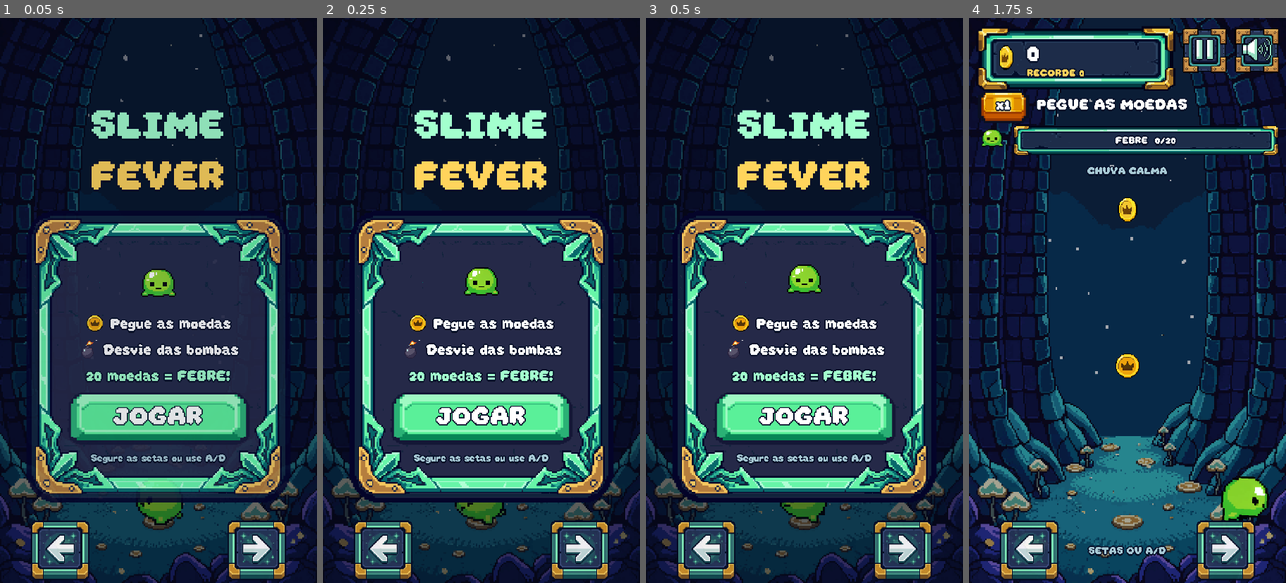
Above: before the commit, frames 1-4 (left to right).
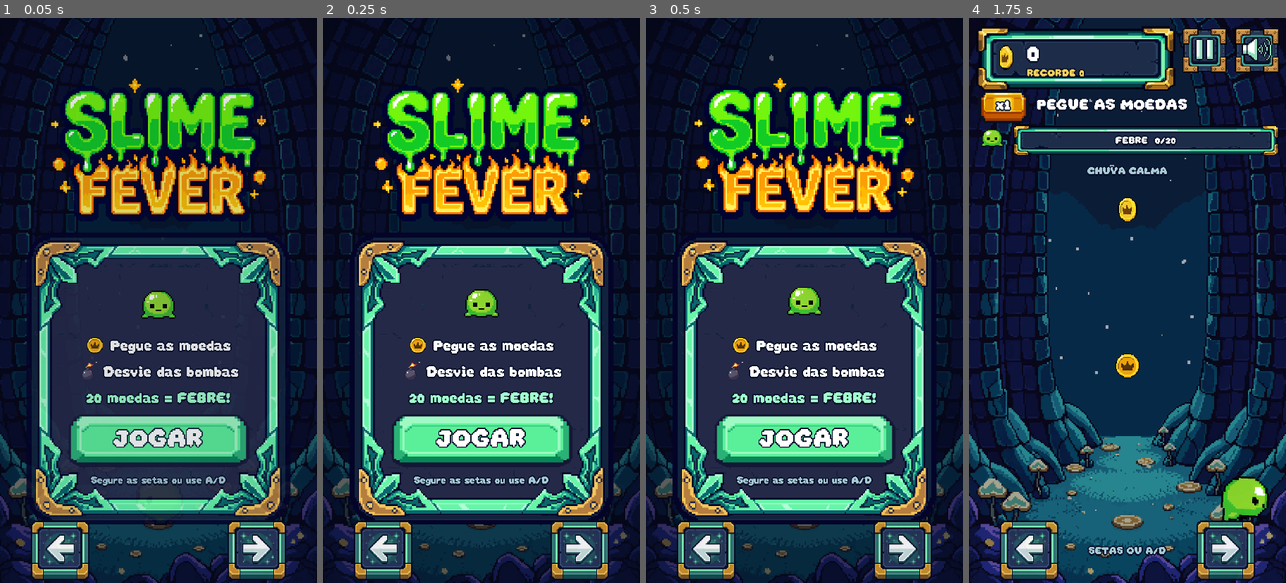
Above: after the commit, the same moments.

Repository: Blucas157/Blucas157
Game: Godot game, scene res://Assets/Cenas/main.tscn
The game is run twice, just before and just after one commit, with the same random seed, the same clock (stepped at 60 frames per second) and the same inputs.
Inputs (mouse positions are in pixels of both pictures, inside the frame that each line leads up to):
- Up to frame 1 (0.05 s): no input
- Up to frame 2 (0.25 s): no input
- Up to frame 3 (0.5 s): no input
- Up to frame 4 (1.75 s): click "JOGAR" at 0.5 s; tap Enter at 1.25 s; move the mouse to (1197, 272) at 1.27 s; hold Right (ui_right) from 1.28 s (still down); click (1197, 272) at 1.42 s

The runs differ from the first frame. In frame 1, 32% of the frame differs, in the area x 8-92%, y 10-90%; in frame 2, 33%; in frame 3, 33%; in frame 4, nothing differs.

Commit message:
Add PixelLab title logo to the Slime Fever menu
Co-Authored-By: Claude Opus 5.5 <noreply@anthropic.com>
Claude-Session: https://claude.ai/code/session_01KEKrXibY9Ro1FZaHJoap7i

Diff:
--- a/slime-fever/Assets/Scripts/Main.gd
+++ b/slime-fever/Assets/Scripts/Main.gd
@@ -435,8 +435,25 @@
 	menu_panel = parts[0]
 	var column: VBoxContainer = parts[1]
 	column.add_theme_constant_override("separation", 0)
-	column.add_child(HudKit.label("SLIME", 128, HudKit.MINT, HORIZONTAL_ALIGNMENT_CENTER))
-	column.add_child(HudKit.label("FEVER", 128, HudKit.GOLD, HORIZONTAL_ALIGNMENT_CENTER))
+	# PixelLab title logo at 6x; it floats and breathes inside a fixed stage.
+	var logo_stage := Control.new()
+	logo_stage.custom_minimum_size = Vector2(760, 500)
+	logo_stage.mouse_filter = Control.MOUSE_FILTER_IGNORE
+	column.add_child(_centered(logo_stage))
+	var logo := TextureRect.new()
+	logo.texture = load("res://Assets/UI/logo.png")
+	logo.expand_mode = TextureRect.EXPAND_IGNORE_SIZE
+	logo.size = logo.texture.get_size() * 6.0
+	logo.position = (logo_stage.custom_minimum_size - logo.size) / 2.0
+	logo.pivot_offset = logo.size / 2.0
+	logo.mouse_filter = Control.MOUSE_FILTER_IGNORE
+	logo_stage.add_child(logo)
+	var drift := logo.create_tween().set_loops().set_trans(Tween.TRANS_SINE)
+	drift.tween_property(logo, "position:y", -12.0, 1.1).as_relative()
+	drift.tween_property(logo, "position:y", 12.0, 1.1).as_relative()
+	var breathe := logo.create_tween().set_loops().set_trans(Tween.TRANS_SINE)
+	breathe.tween_property(logo, "scale", Vector2(1.03, 0.98), 0.8)
+	breathe.tween_property(logo, "scale", Vector2.ONE, 0.8)
 	var spacer := Control.new()
 	spacer.custom_minimum_size.y = 30
 	column.add_child(spacer)
Binary file added: slime-fever/Assets/UI/logo.png
Not shown, added: slime-fever/Tests/verify_flow.gd.uid
Not shown, changed: slime-fever/LEIA-ME.md
